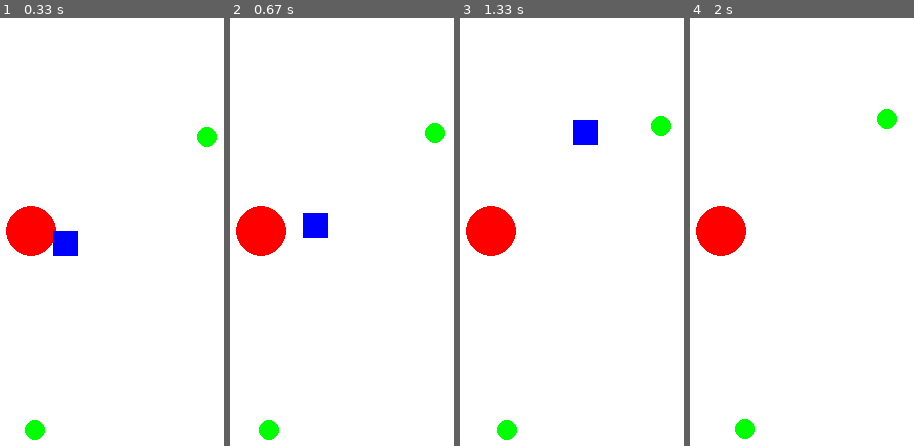
Above: before the commit, frames 1-4 (left to right).
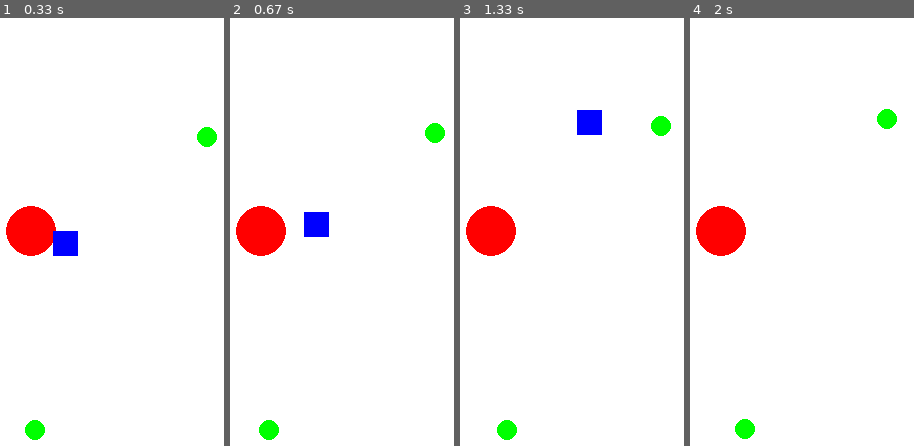
Above: after the commit, the same moments.

Repository: OpEnchanter/pygame-physics-library
Game: pygame game, started from main.py
Two runs of this game, one before a commit and one after it. Both use one fixed random seed, a clock stepped at 60 frames per second and the inputs below.
Inputs:
- Up to frame 1 (0.33 s): no input
- Up to frame 2 (0.67 s): tap W at 0.33 s
- Up to frame 3 (1.33 s): tap W at 0.73, 1.03, 1.23 s
- Up to frame 4 (2 s): tap W at 1.57, 1.87 s

Frame 1 is identical in both runs. In frame 2, 0.1% of the frame differs, in the area x 32-45%, y 45-52%; in frame 3, 0.6%, in the area x 50-64%, y 21-30%; in frame 4, nothing differs.

Commit message:
Renamed Package

Diff:
--- a/main.py
+++ b/main.py
@@ -1,4 +1,5 @@
-import package, pygame
+import pyphys2d as ph2d
+import pygame
 
 pygame.init()
 
@@ -6,11 +7,11 @@
 
 running = True
 
-planet = package.planet_object(25, 1, [250, 250], window)
-moon = package.orbit_object(planet, [250, 150], 1, window)
-moon2 = package.orbit_object(planet, [350, 250], 1, window)
+planet = ph2d.planet_object(25, 1, [250, 250], window)
+moon = ph2d.orbit_object(planet, [250, 150], 1, window)
+moon2 = ph2d.orbit_object(planet, [350, 250], 1, window)
 
-cube = package.physics_object([250, 250], [1, 0], 25, 1, 1, window)
+cube = ph2d.physics_object([250, 250], [1, 0], 25, 1, 1, window)
 
 cube_y = 0
 
@@ -20,7 +21,7 @@
             running = False
         elif event.type == pygame.KEYDOWN:
             if event.key == pygame.K_w:
-                cube_y = 1
+                cube.update([0, 1])
 
 
 
@@ -29,10 +30,8 @@
     planet.update()
     moon.update()
     moon2.update()
-    cube.update([0, cube_y])
+    cube.update([0, 0])
 
     pygame.display.flip()
-    if cube_y >= 1:
-        cube_y = 0
 
 pygame.quit()
Renamed: package.py -> pyphys2d.py
